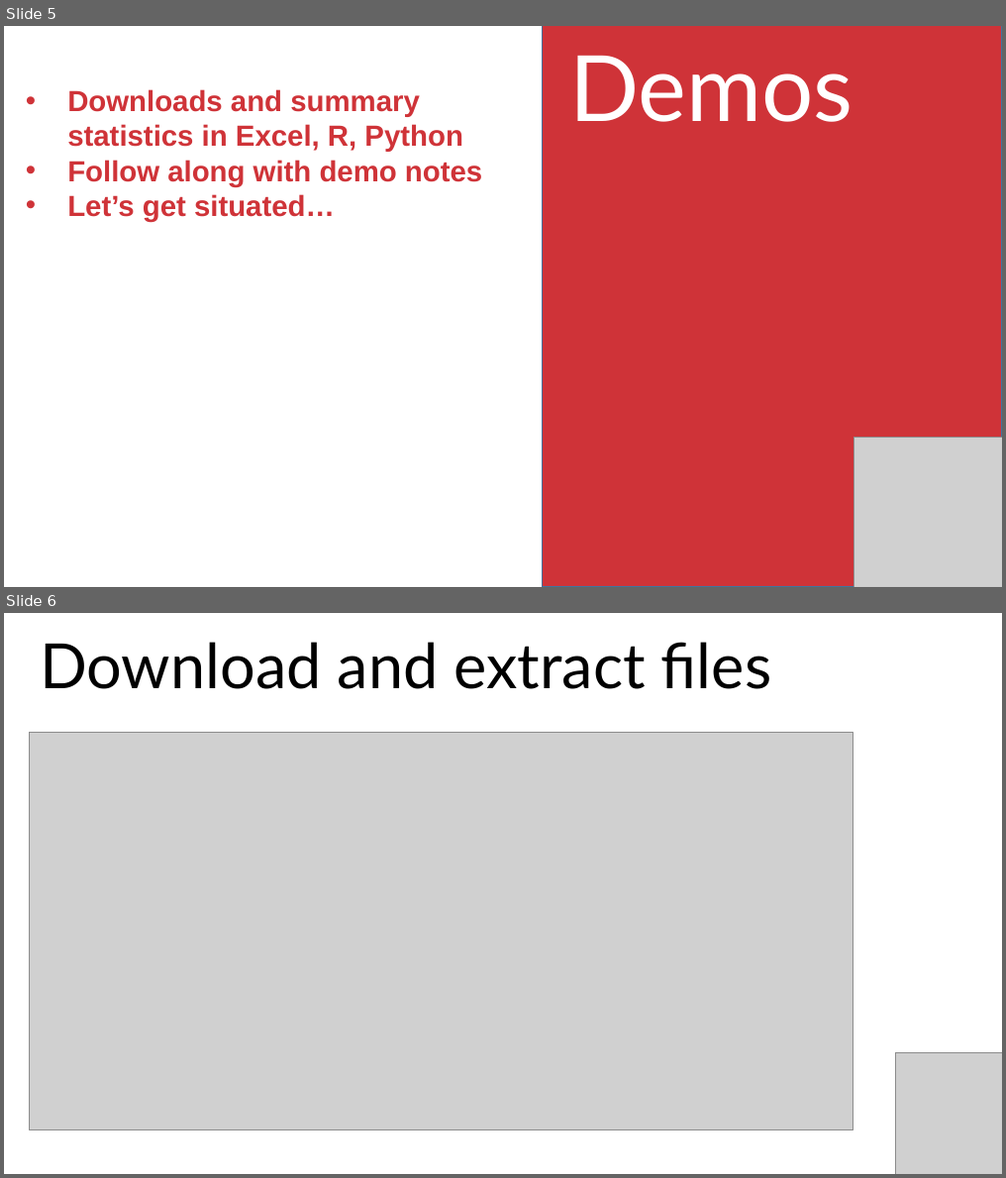
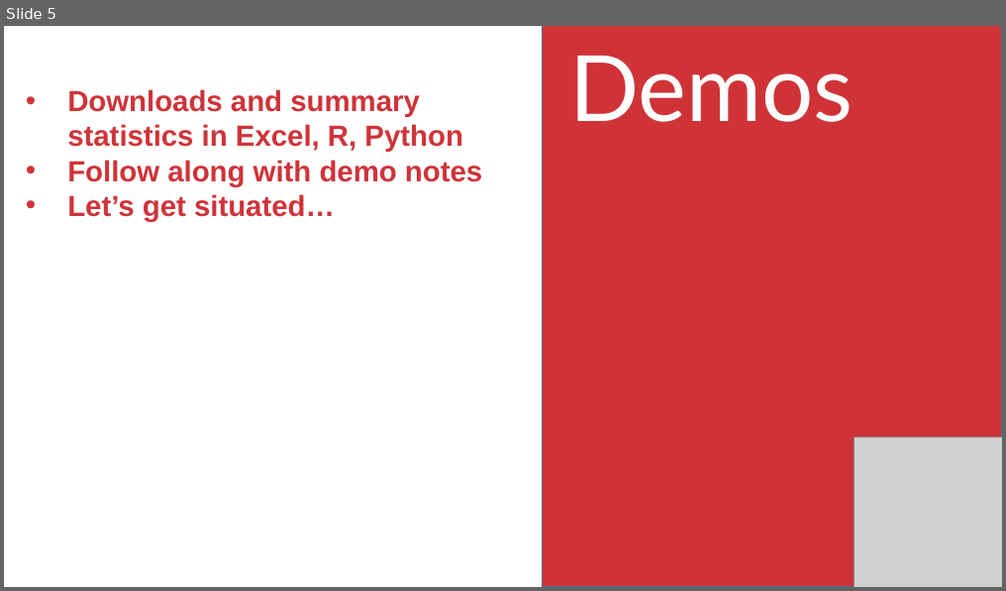
Before and after one commit to stringfestdata/aina-getting-started, a slide deck: aina-getting-started.pptx. Shown one above the other, each under a label of ours: slides 5 and 6 before the commit, slide 5 after it. The pictures are 1006x1178 and 1006x591 pixels, drawn with LibreOffice and Linux fonts; fonts in the diff are those of the drawing; grey boxes stand for pictures. Boxes give left, top, right and bottom in pixels: in the first picture for what was removed or moved away, otherwise in the second. Text is boxed around its words. In the diff, an @@ line names an element or a change of style, - is before the commit and + after.

```diff
--- a/aina-getting-started.pptx
+++ b/aina-getting-started.pptx
@@ slide 6 removed at (4,613,1002,1174), background #FFFFFF @@
@@ text removed at (40,642,771,689) @@
-Download and extract files
@@ picture removed at (30,733,853,1131) @@
@@ picture removed at (896,1053,1002,1174) @@
```
Also in this commit, not shown: 1 slide changed, 1 other slide removed, 6 other files.
